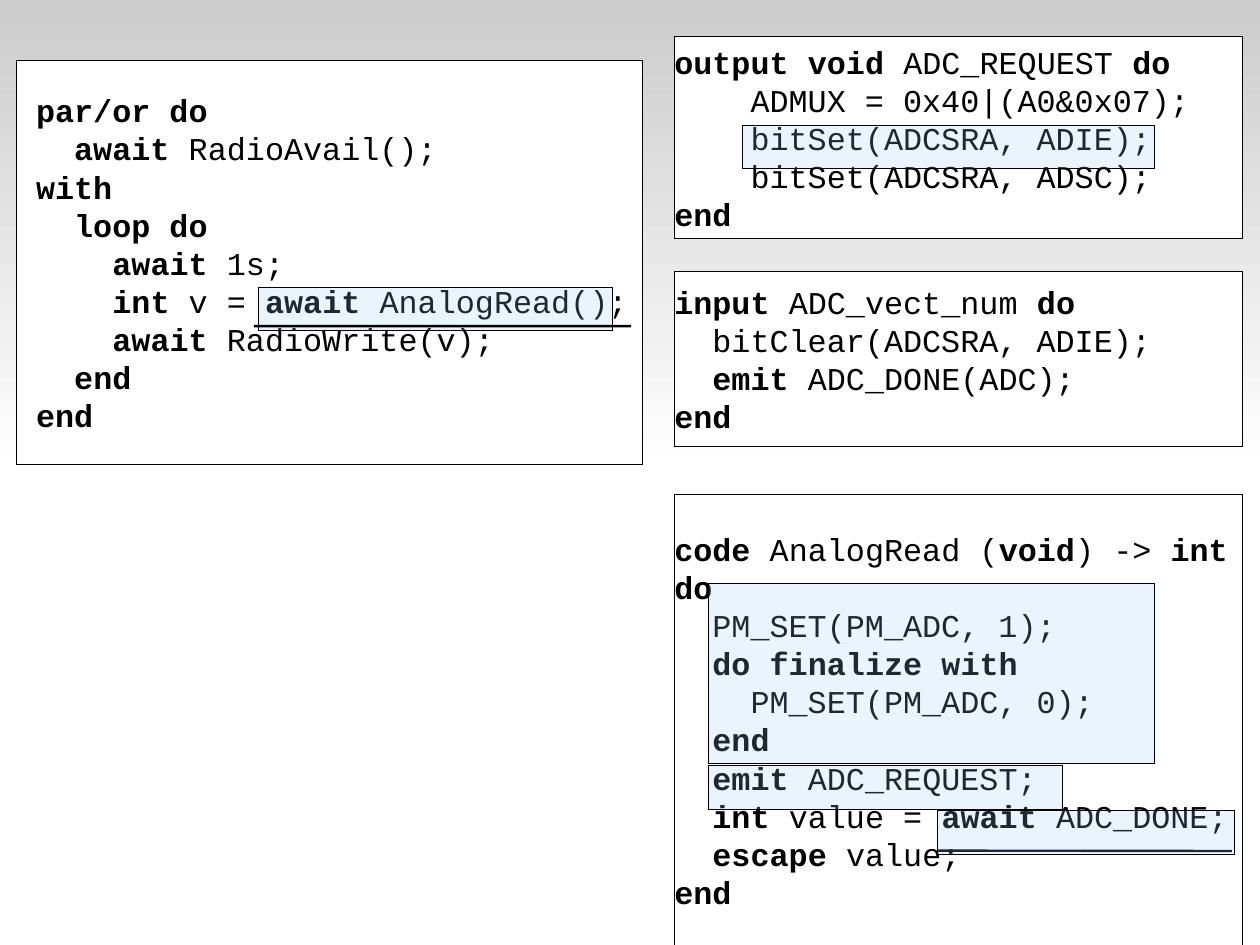
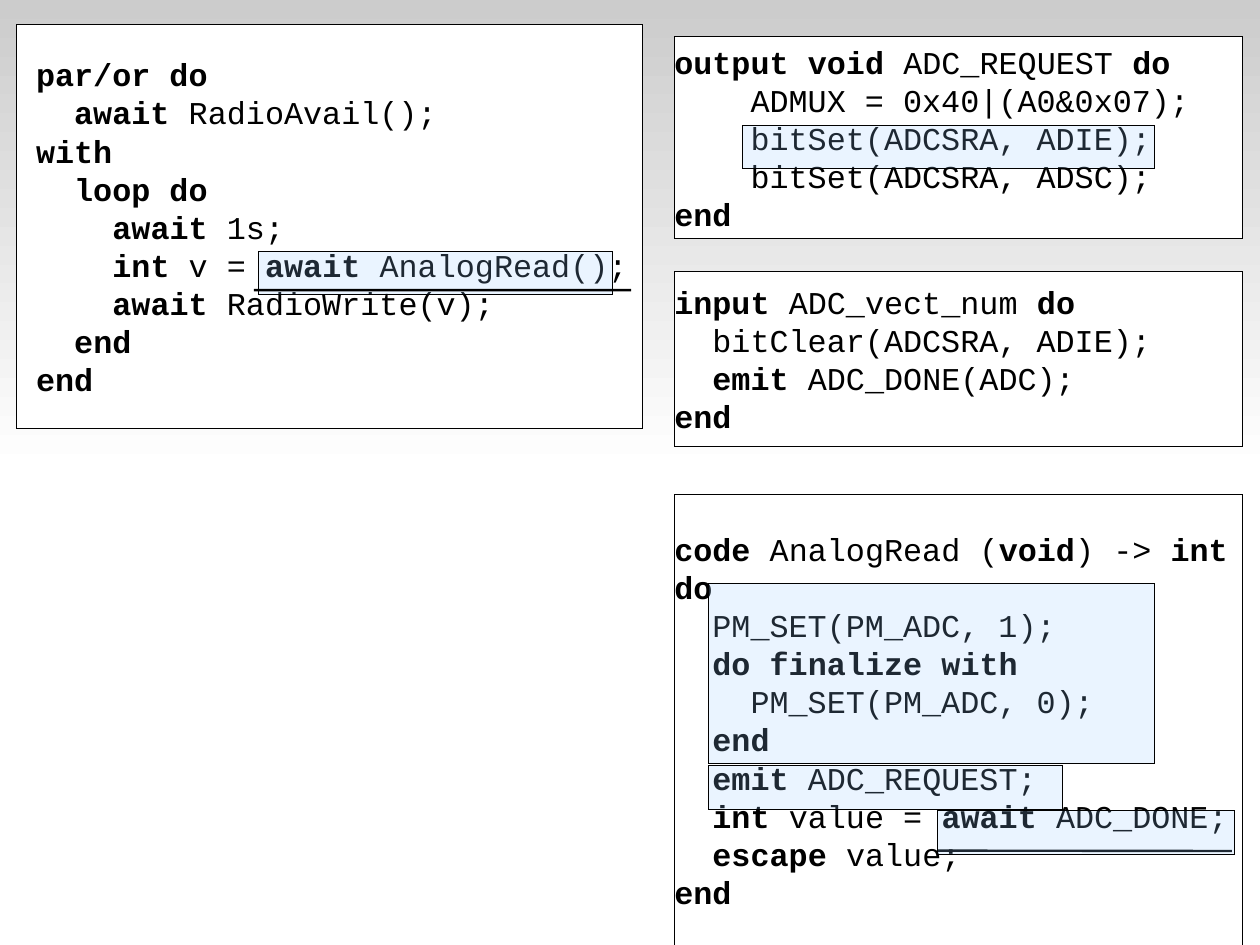
Before and after one commit to fsantanna-uerj/serrapilheira, a slide deck: slide 16 of Apresentacao/ceu-serra-laas.odp. Drawn at 1260x945 pixels with LibreOffice and Linux fonts; fonts in the diff are those of the drawing. Boxes give left, top, right and bottom in pixels: in the first picture for what was removed or moved away, otherwise in the second. Text is boxed around its words. In the diff, an @@ line names an element or a change of style, - is before the commit and + after.

```diff
--- a/Apresentacao/ceu-serra-laas.odp
+++ b/Apresentacao/ceu-serra-laas.odp
@@ 2 rectangles, 1 line: place and size @@
-2 rectangles, 1 line at box(17, 61, 643, 465)
+2 rectangles, 1 line at box(17, 24, 643, 429)
```
Also in this commit, not shown: 10 other slides changed, 1 other file.
